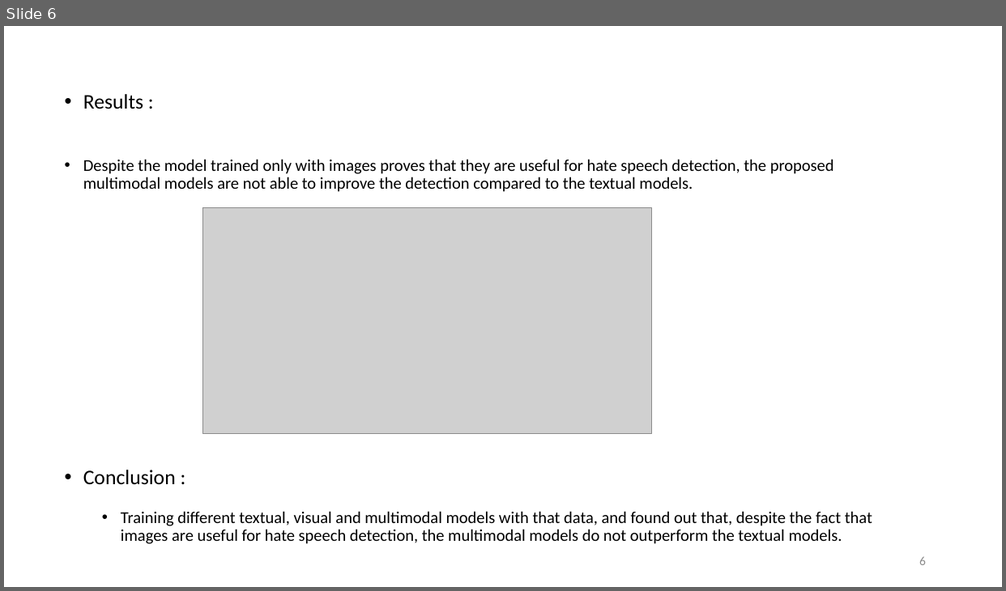
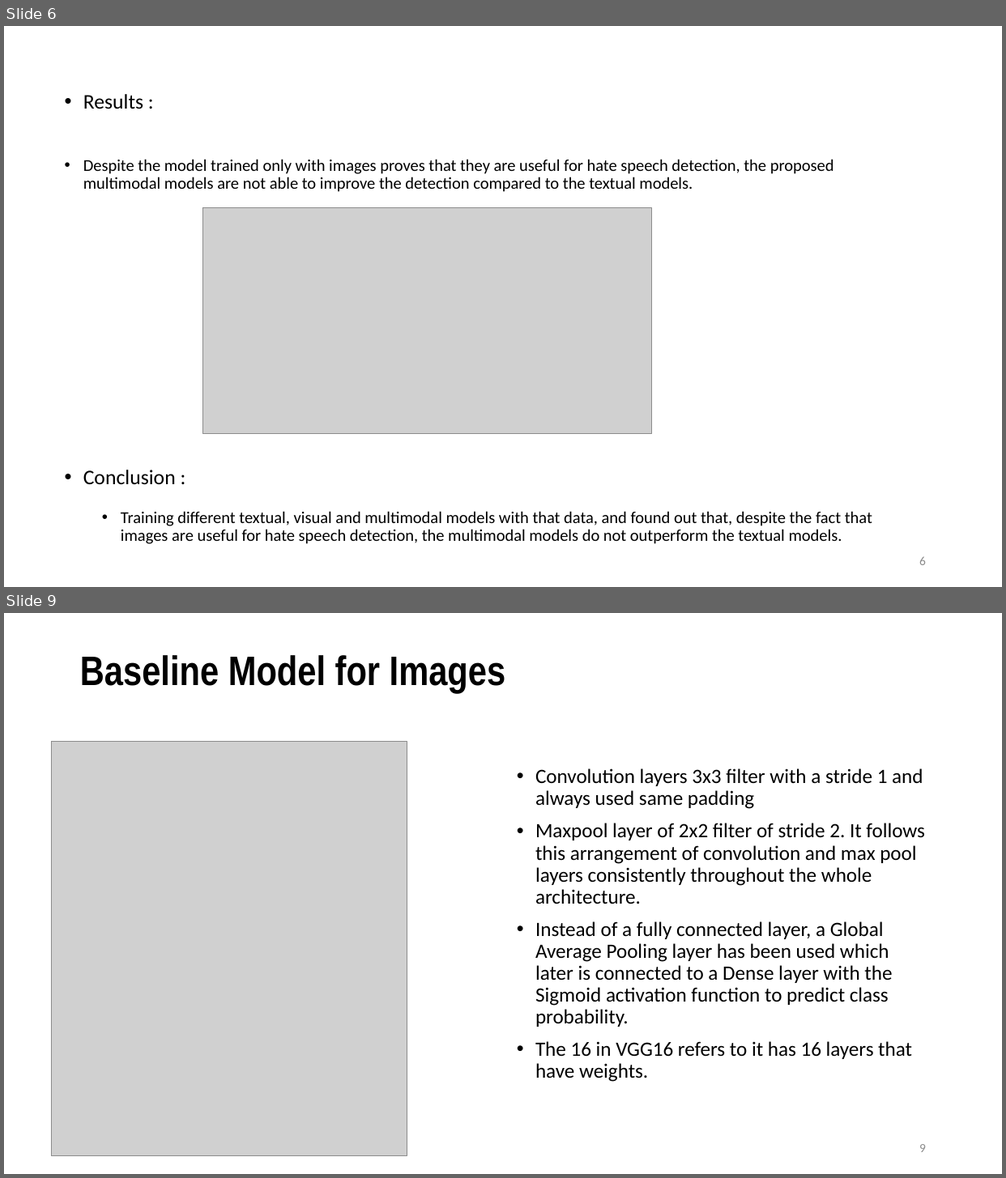
Before and after one commit to VarunBohara/Mini-Project-Documents, a slide deck: Review - 1.pptx. Shown one above the other, each under a label of ours: slide 6 before the commit, slides 6 and 9 after it; the slides between them are not shown. The pictures are 1006x591 and 1006x1178 pixels, drawn with LibreOffice and Linux fonts; fonts in the diff are those of the drawing; grey boxes stand for pictures. Boxes give left, top, right and bottom in pixels: in the first picture for what was removed or moved away, otherwise in the second. Text is boxed around its words. In the diff, an @@ line names an element or a change of style, - is before the commit and + after.

```diff
--- a/Review - 1.pptx
+++ b/Review - 1.pptx
@@ slide 9 added at <box>4,613,1002,1174</box>, background #FFFFFF @@
@@ title added at <box>80,655,506,693</box>, 39.6 pt, text #000000, bold @@
+Baseline Model for Images
@@ picture added at <box>51,742,407,1157</box> @@
@@ text added at <box>535,769,925,1082</box>, 19.6 pt, text #000000 @@
+• Convolution layers 3x3 filter with a stride 1 and always used same padding
+• Maxpool layer of 2x2 filter of stride 2. It follows this arrangement of convolution and max pool layers consistently throughout the whole architecture.
+• Instead of a fully connected layer, a Global Average Pooling layer has been used which later is connected to a Dense layer with the Sigmoid activation function to predict class probability.
+• The 16 in VGG16 refers to it has 16 layers that have weights.
@@ page number added at <box>919,1144,926,1152</box>, 12 pt, text #8C8C8C @@
+9
```
Also in this commit, not shown: 3 other slides added.
